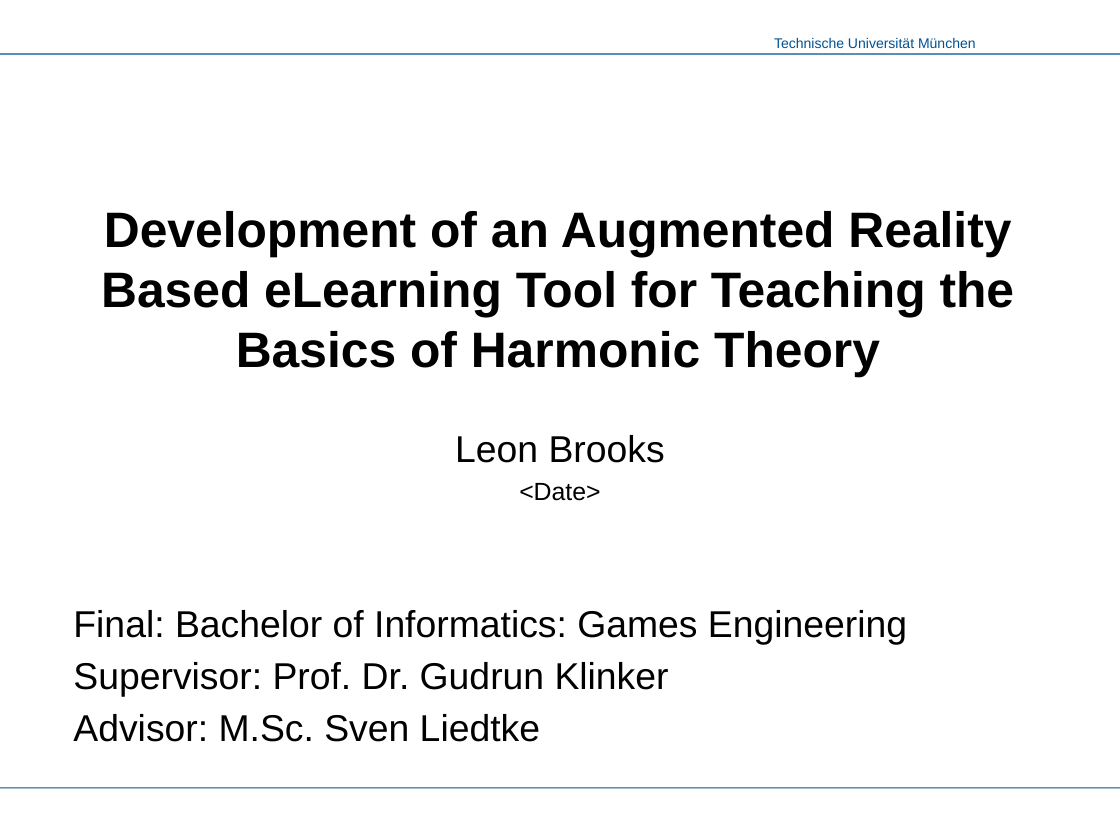
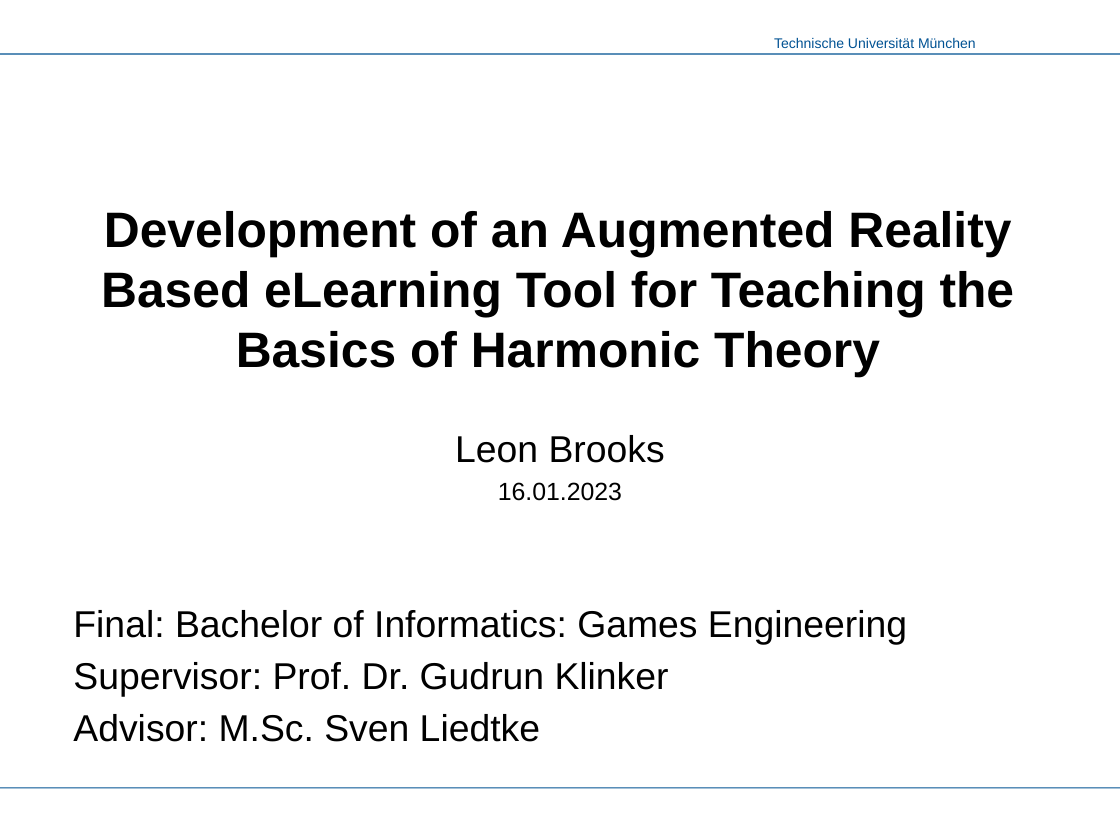
Before and after one commit to LeonBrooks/AR-Music-Theory-eLearing, a slide deck: slide 1 of Presentation/Music Vision - Presentation.pptx. Drawn at 1120x840 pixels with LibreOffice and Linux fonts; fonts in the diff are those of the drawing; background and template pictures are left out. Boxes give left, top, right and bottom in pixels: in the first picture for what was removed or moved away, otherwise in the second. Text is boxed around its words. In the diff, an @@ line names an element or a change of style, - is before the commit and + after.

```diff
--- a/Presentation/Music Vision - Presentation.pptx
+++ b/Presentation/Music Vision - Presentation.pptx
@@ subtitle at [498, 482, 622, 501]: text changed @@
-<Date>
+16.01.2023
```
Also in this commit, not shown: 4 other slides changed.
